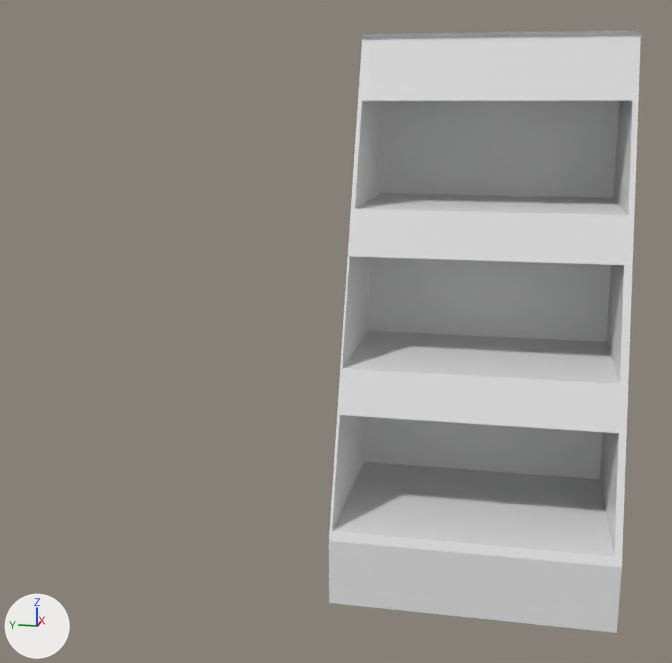
An edit to the Blender file BlenderModels/GasStation/Interior/PromoStands.blend, drawn before and after from the same camera.
Camera for both pictures: a 50 mm lens placed at (-3.53, -0.12, 1.75), pointed at (-0.02, 0.58, 0.88). Arrows for +X, +Y and +Z are at lower left; the lights stay in place. The picture after the commit comes second.

Objects in the first picture: 'PromoStands'.
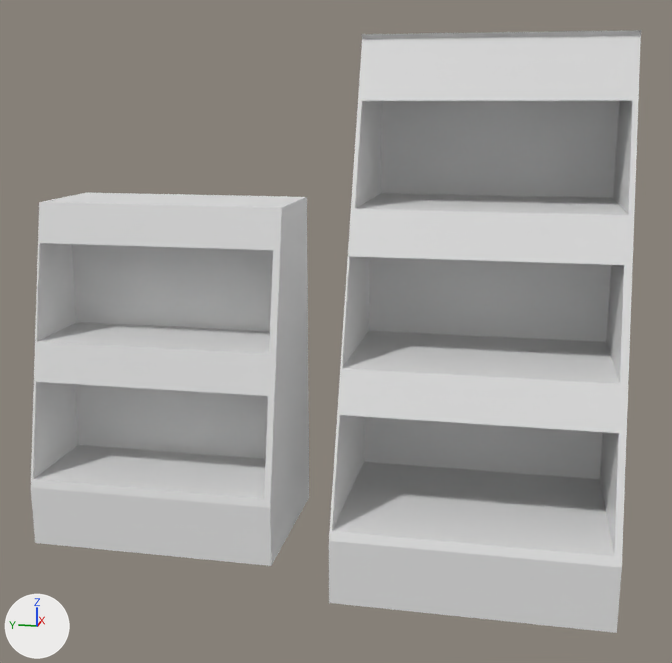
The change in detail:
Material 'Material.001' (mat_material_001) is new.
Its base color is (0.8, 0.8, 0.8) (white #e7e7e7).
Mesh me_cube_002 is new.
It has 29 vertices, 21 faces and spans x -1.0..1.0, y -1.0..1.0, z -1.0..0.37.
It uses material mat_material_001 (white #e7e7e7).
Object 'CounterShelves' (ob_countershelves) is new; it shows me_cube_002.
Its location is (0.0, 1.277, 1.0).
Its scale is (0.33, 0.5, 1.0).

Location of each change, [x1, y1, x2, y2] in pixels of the pictures (672 x 663 px):
'CounterShelves', added: after [31, 193, 309, 566]
